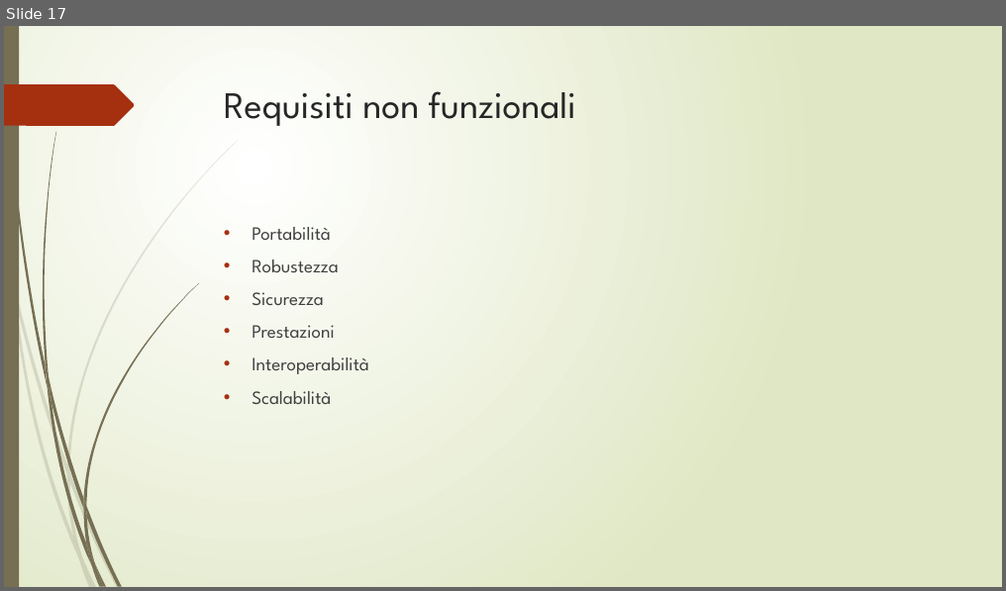
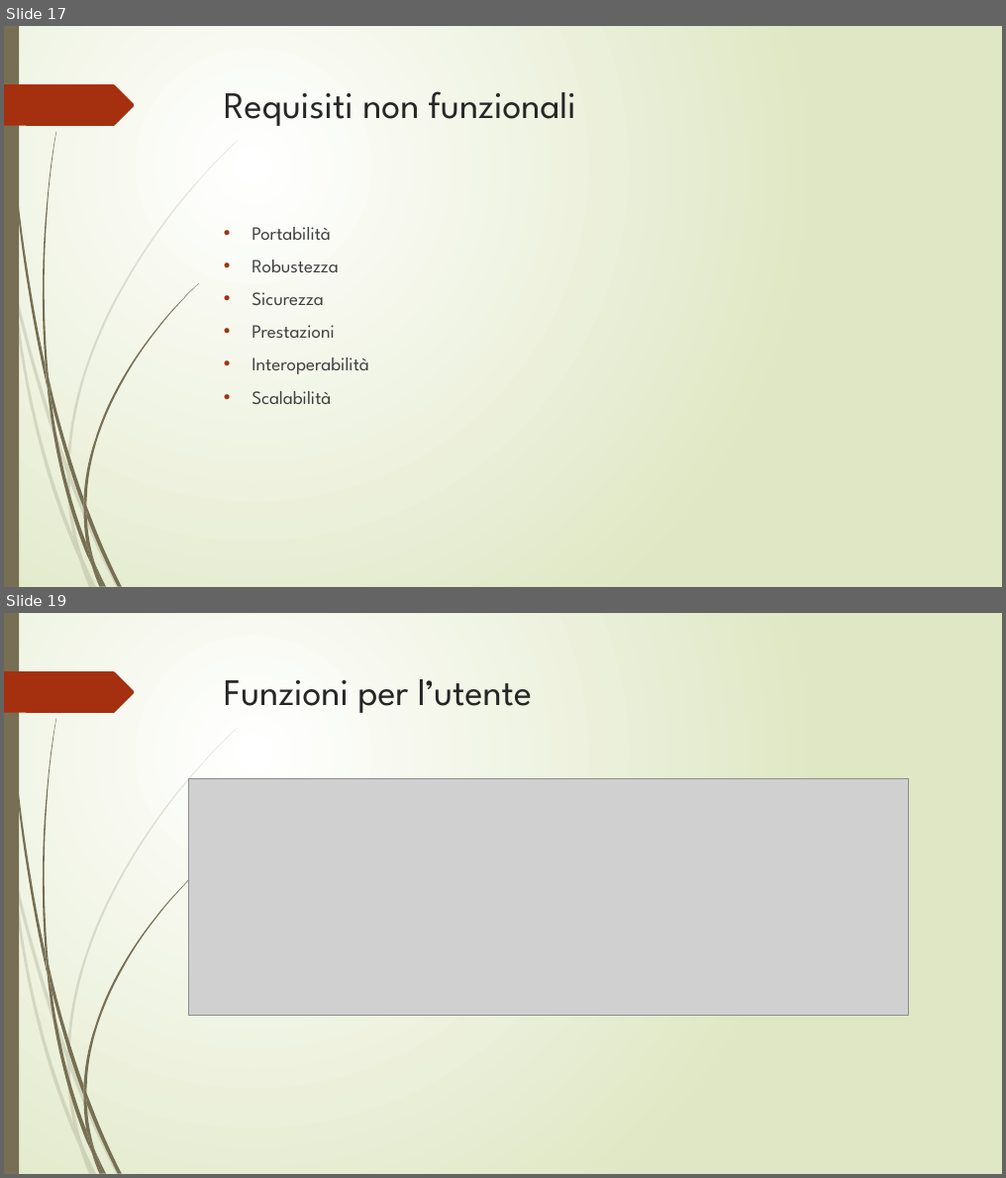
Before and after one commit to lpleo/Ingegneria_Software_2014, a slide deck: Slide/Slide Alby.pptx. Shown one above the other, each under a label of ours: slide 17 before the commit, slides 17 and 19 after it; the slides between them are not shown. The pictures are 1006x591 and 1006x1178 pixels, drawn with LibreOffice and Linux fonts; fonts in the diff are those of the drawing; grey boxes stand for pictures. Boxes give left, top, right and bottom in pixels: in the first picture for what was removed or moved away, otherwise in the second. Text is boxed around its words. In the diff, an @@ line names an element or a change of style, - is before the commit and + after.

```diff
--- a/Slide/Slide Alby.pptx
+++ b/Slide/Slide Alby.pptx
@@ slide 19 added at bbox=[4, 613, 1002, 1174], background gradient #FFFFFF to #DFE8C4; not listed: 24 template elements that a slide beside it also shows @@
@@ title added at bbox=[224, 679, 532, 713], 36 pt, text #262626 @@
+Funzioni per l’utente
@@ picture added at bbox=[188, 778, 908, 1016] @@
```
Also in this commit, not shown: 2 slides changed, 7 other slides added, 8 slides removed, 2 other files.
